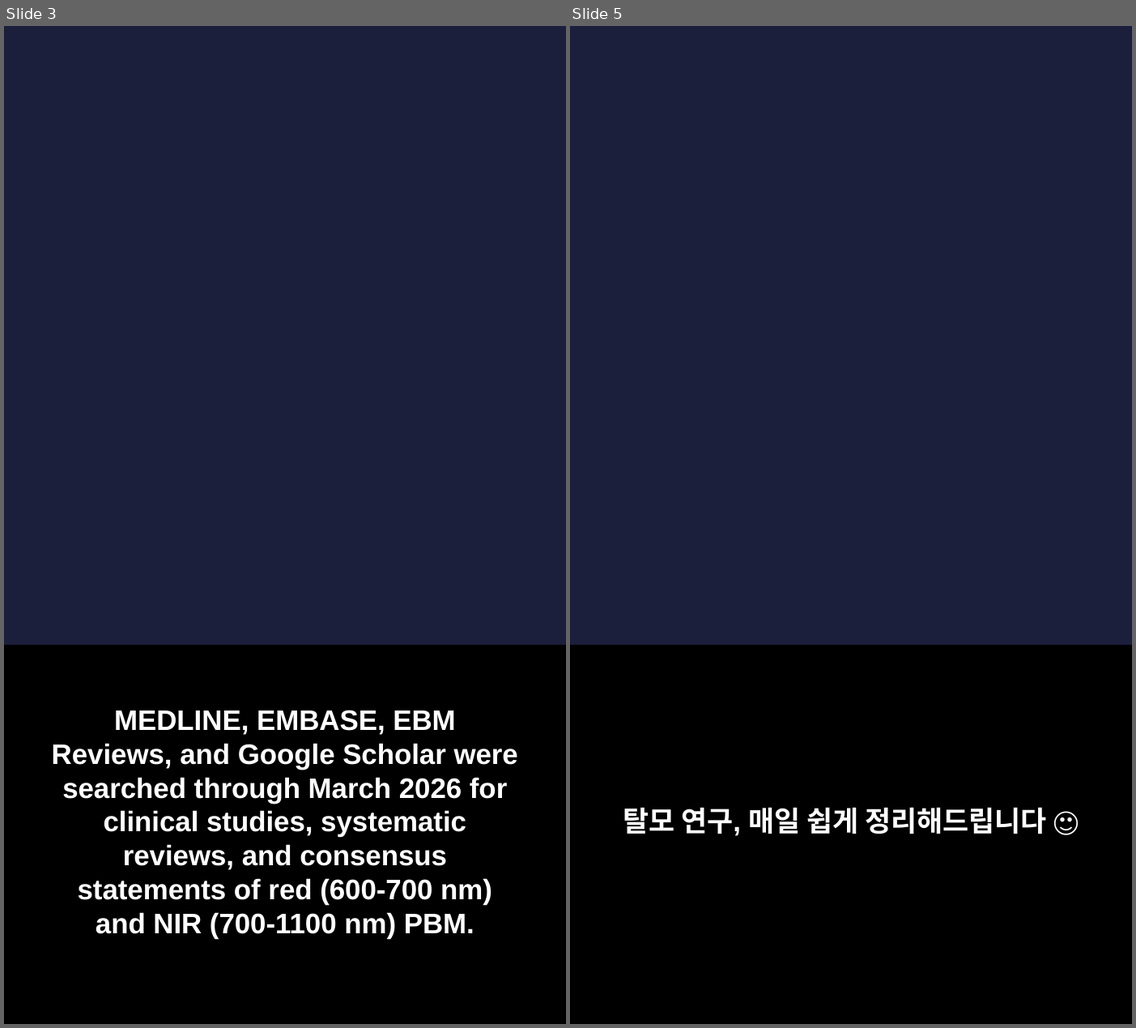
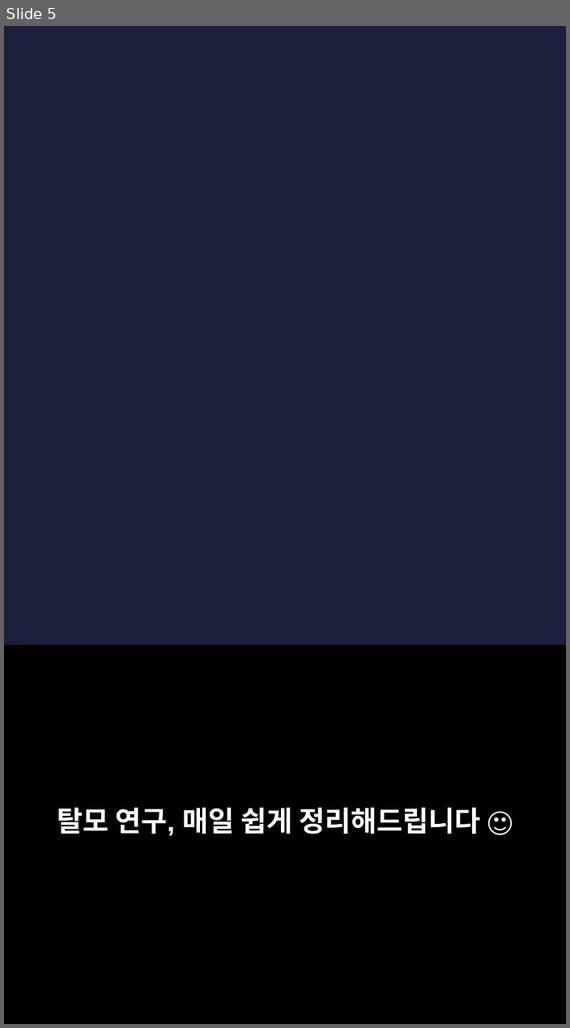
Before and after one commit to hyokang2010-BJ-ANTH/product-builder-test, a slide deck: pwa/data/latest/slides.pptx. Shown side by side, each under a label of ours: slides 3 and 5 before the commit, slide 5 after it; the slides between them are not shown. The pictures are 1136x1028 and 570x1028 pixels, drawn with LibreOffice and Linux fonts; fonts in the diff are those of the drawing; background and template pictures are left out. Boxes give left, top, right and bottom in pixels: in the first picture for what was removed or moved away, otherwise in the second. Text is boxed around its words. In the diff, an @@ line names an element or a change of style, - is before the commit and + after.

```diff
--- a/pwa/data/latest/slides.pptx
+++ b/pwa/data/latest/slides.pptx
@@ slide 3 removed at <box>4,26,566,1024</box>, background picture (left out) @@
@@ rectangle removed at <box>4,646,566,1024</box> @@
@@ text removed at <box>52,710,518,939</box> @@
-MEDLINE, EMBASE, EBM Reviews, and Google Scholar were searched through March 2026 for clinical studies, systematic reviews, and consensus statements of red (600-700 nm) and NIR (700-1100 nm) PBM.
```
Also in this commit, not shown: 2 slides changed, 4 slides added, 5 other slides removed, 26 other files.
